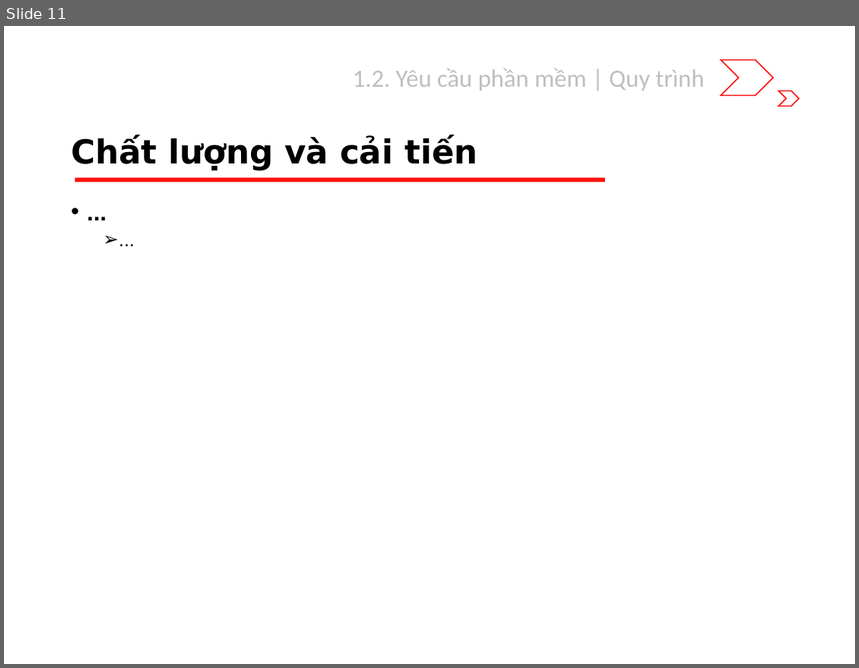
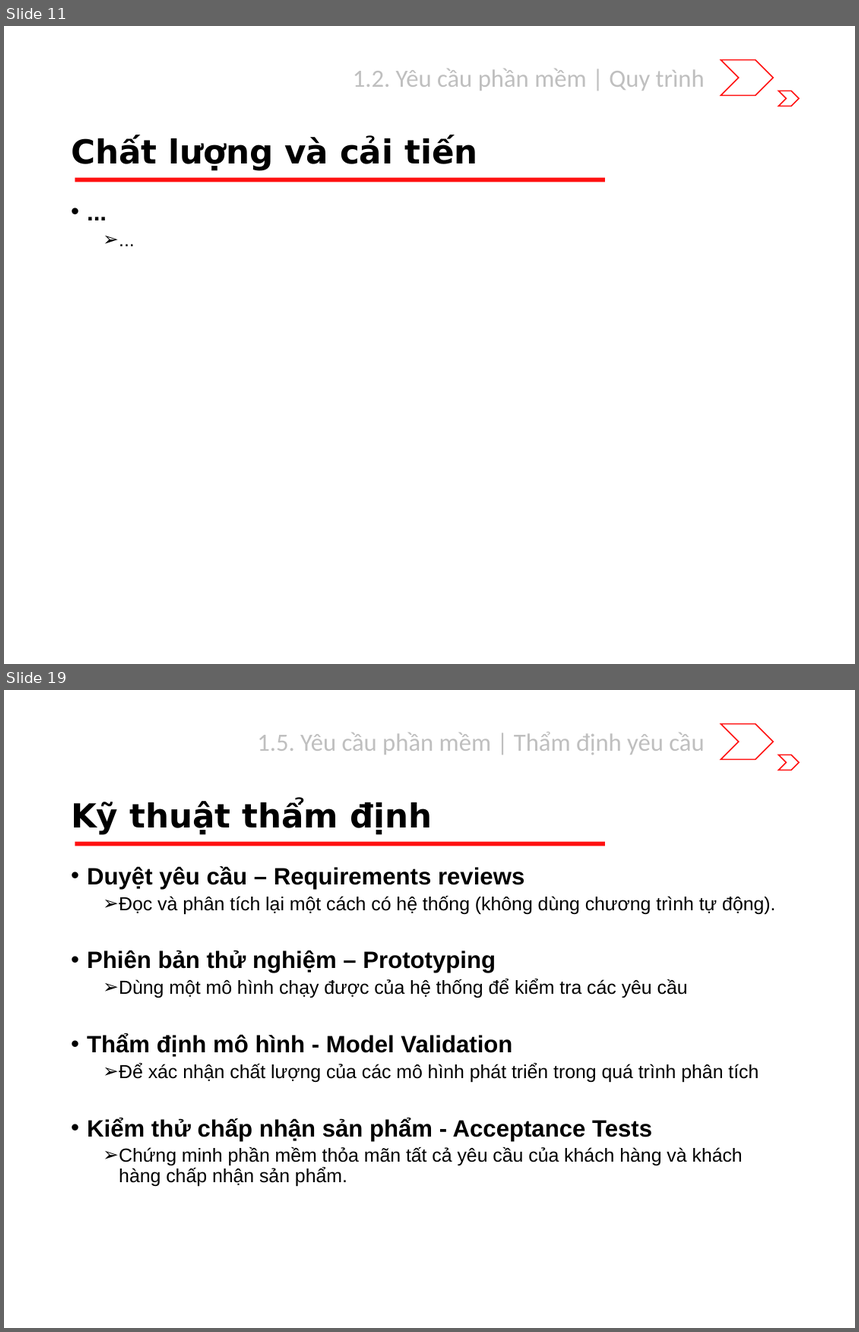
Before and after one commit to riverspart/uet-adv-sw-engineering, a slide deck: slide/dev/chapter_1/slide.pptx. Shown one above the other, each under a label of ours: slide 11 before the commit, slides 11 and 19 after it; the slides between them are not shown. The pictures are 859x668 and 859x1332 pixels, drawn with LibreOffice and Linux fonts; fonts in the diff are those of the drawing. Boxes give left, top, right and bottom in pixels: in the first picture for what was removed or moved away, otherwise in the second. Text is boxed around its words. In the diff, an @@ line names an element or a change of style, - is before the commit and + after.

Commit message:
Add content slides for 1.3, 1.4, 1.5
Merge content slide from minh for 1.3, 1.4, 1.5

```diff
--- a/slide/dev/chapter_1/slide.pptx
+++ b/slide/dev/chapter_1/slide.pptx
@@ slide 19 added at bbox=[4, 690, 855, 1328], background #FFFFFF; not listed: 3 template elements that a slide beside it also shows @@
@@ text added at bbox=[257, 732, 704, 755], 21 pt, text #BFBFBF @@
+1.5. Yêu cầu phần mềm | Thẩm định yêu cầu
@@ title added at bbox=[71, 801, 432, 835], 28 pt, text #000000, bold @@
+Kỹ thuật thẩm định
@@ text added at bbox=[87, 866, 775, 1186], 16 pt, text #000000 @@
+• Duyệt yêu cầu – Requirements reviews
+  ➢ Đọc và phân tích lại một cách có hệ thống (không dùng chương trình tự động).
+• Phiên bản thử nghiệm – Prototyping
+  ➢ Dùng một mô hình chạy được của hệ thống để kiểm tra các yêu cầu
+• Thẩm định mô hình - Model Validation
+  ➢ Để xác nhận chất lượng của các mô hình phát triển trong quá trình phân tích
+• Kiểm thử chấp nhận sản phẩm - Acceptance Tests
+  ➢ Chứng minh phần mềm thỏa mãn tất cả yêu cầu của khách hàng và khách hàng chấp nhận sản phẩm.
```
Also in this commit, not shown: 3 slides changed, 7 other slides added.
